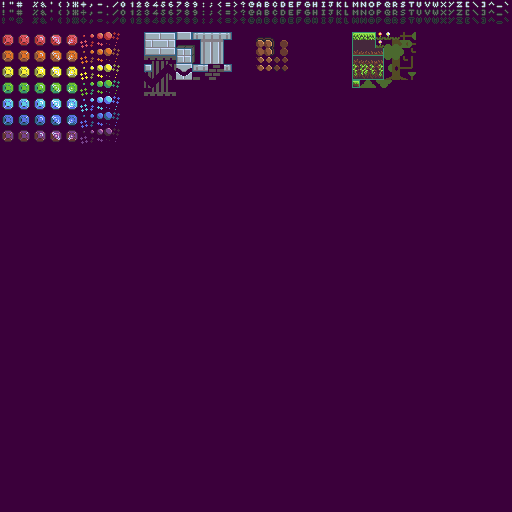
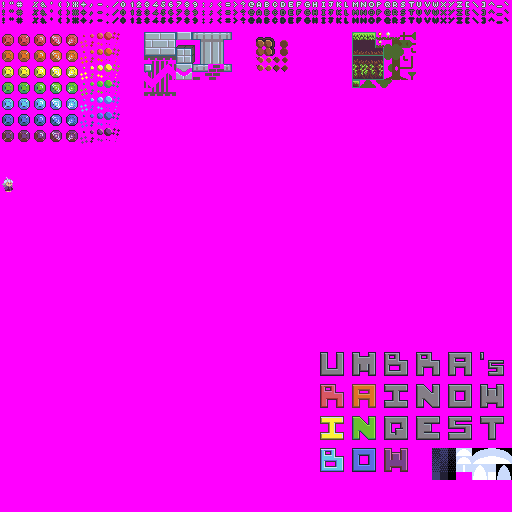
Before/after of a w=512, h=512 layered artwork. What changed in the layer stack:
painted on "new" over [2, 177, 512, 480]
hid "Layer #1" over [0, 0, 512, 512]